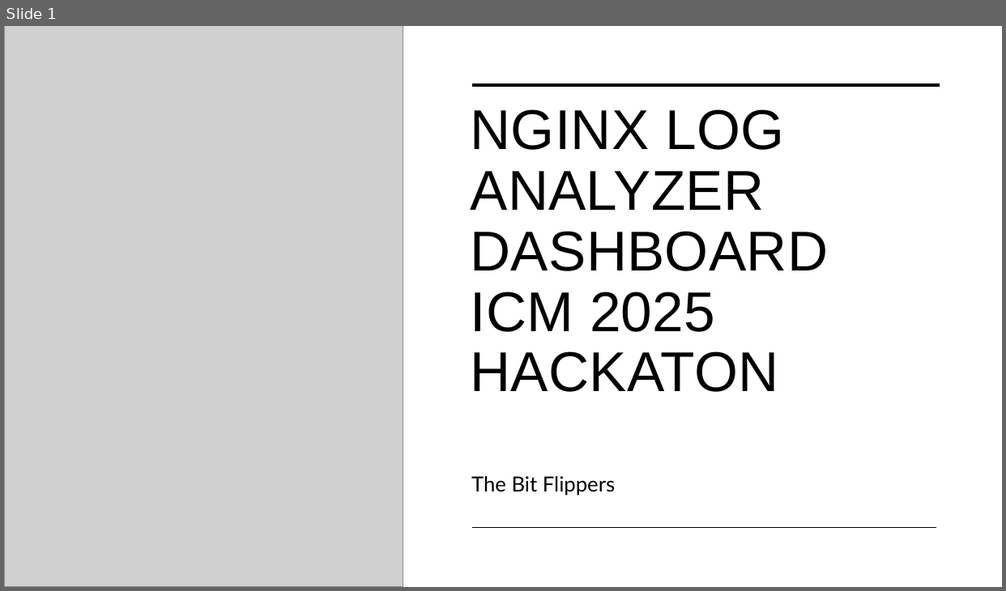
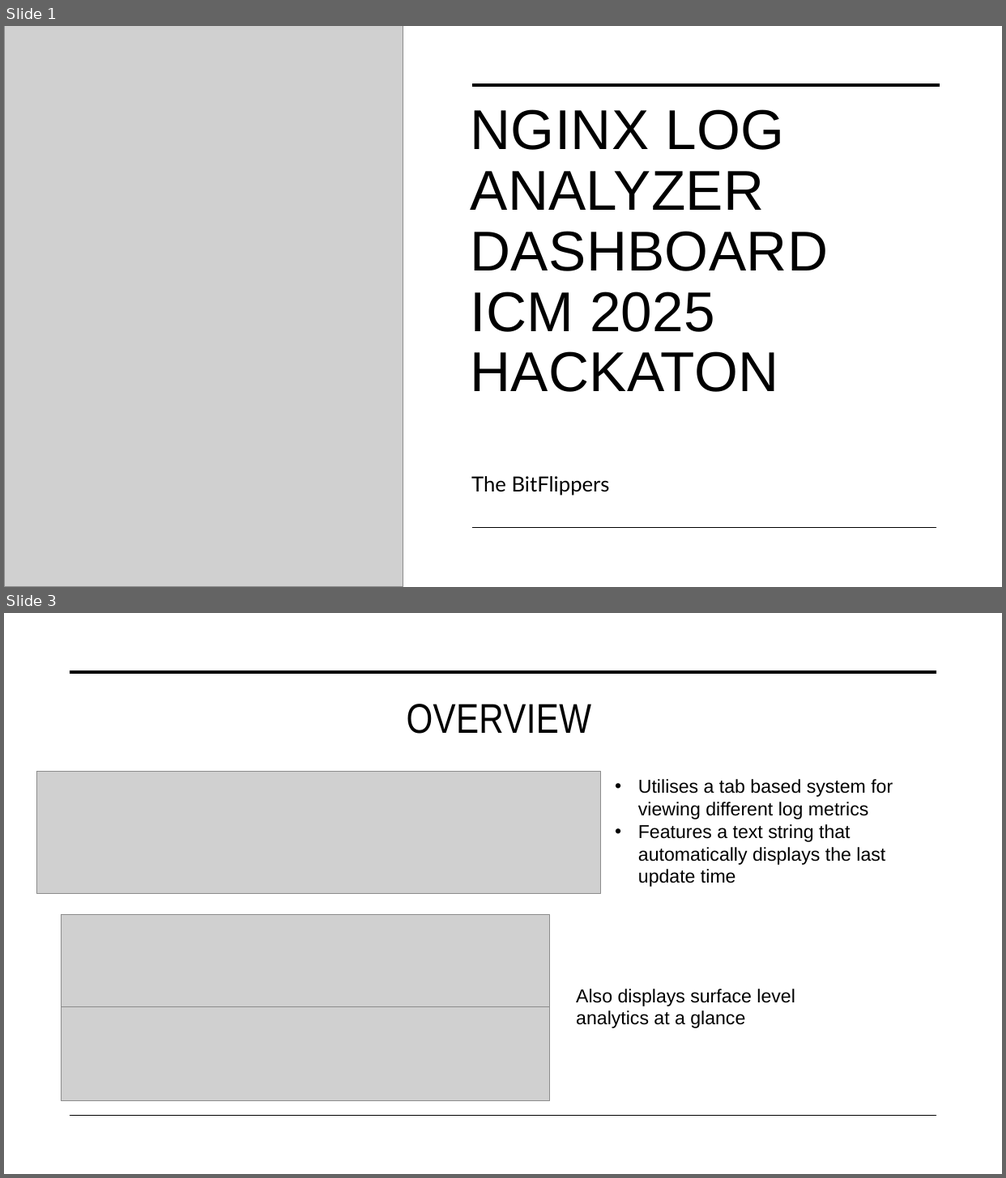
Before and after one commit to MykolaVaskevych/ICM_2025_HACKATON, a slide deck: NGINX Log Analyzer Dashboard.pptm. Shown one above the other, each under a label of ours: slide 1 before the commit, slides 1 and 3 after it; the slides between them are not shown. The pictures are 1006x591 and 1006x1178 pixels, drawn with LibreOffice and Linux fonts; fonts in the diff are those of the drawing; grey boxes stand for pictures. Boxes give left, top, right and bottom in pixels: in the first picture for what was removed or moved away, otherwise in the second. Text is boxed around its words. In the diff, an @@ line names an element or a change of style, - is before the commit and + after.

```diff
--- a/NGINX Log Analyzer Dashboard.pptm
+++ b/NGINX Log Analyzer Dashboard.pptm
@@ slide 3 added at (4,613,1002,1174), background #FFFFFF @@
@@ line added from (70, 672) to (937, 672), #000000 3.5 pt @@
@@ title added at (407,704,591,734), 40 pt, text #000000 @@
+OVERVIEW
@@ picture added at (37,771,601,894) @@
@@ text added at (638,779,893,887), 18 pt, text #000000 @@
+• Utilises a tab based system for viewing different log metrics
+• Features a text string that automatically displays the last update time
@@ picture added at (62,914,550,1007) @@
@@ text added at (576,989,795,1029), 18 pt, text #000000 @@
+Also displays surface level analytics at a glance
@@ picture added at (62,1007,550,1101) @@
@@ line added from (70, 1116) to (937, 1116), #000000 1 pt @@
@@ slide 1 changed as well @@
@@ subtitle at (471,476,610,496): spaces changed @@
-The Bit Flippers
+The BitFlippers
```
Also in this commit, not shown: 3 other slides changed, 3 other slides added, 3 slides removed.
